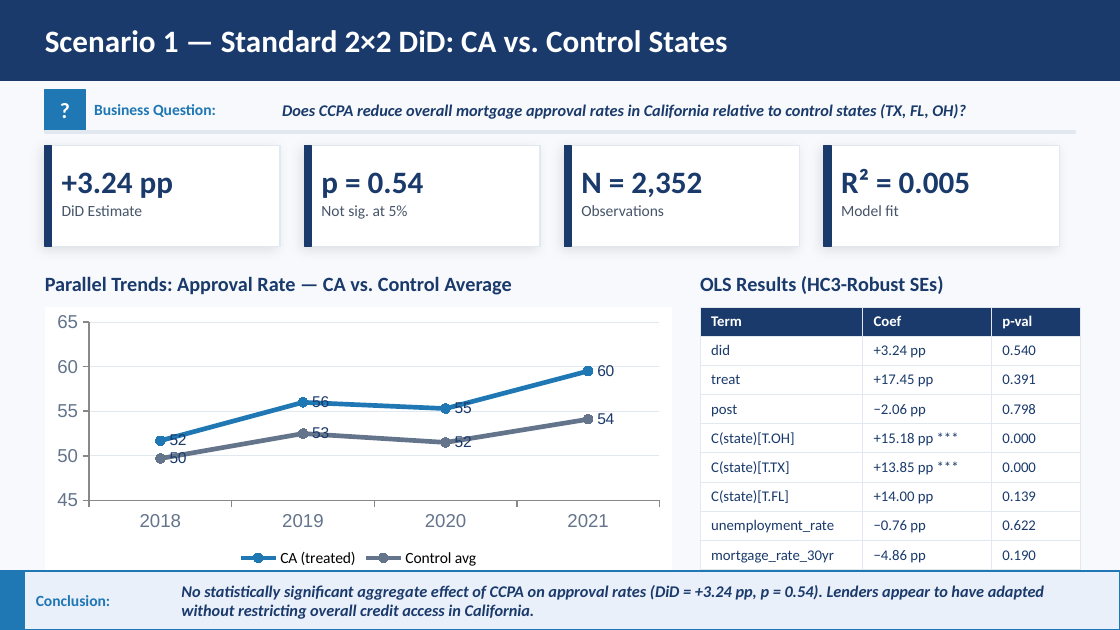
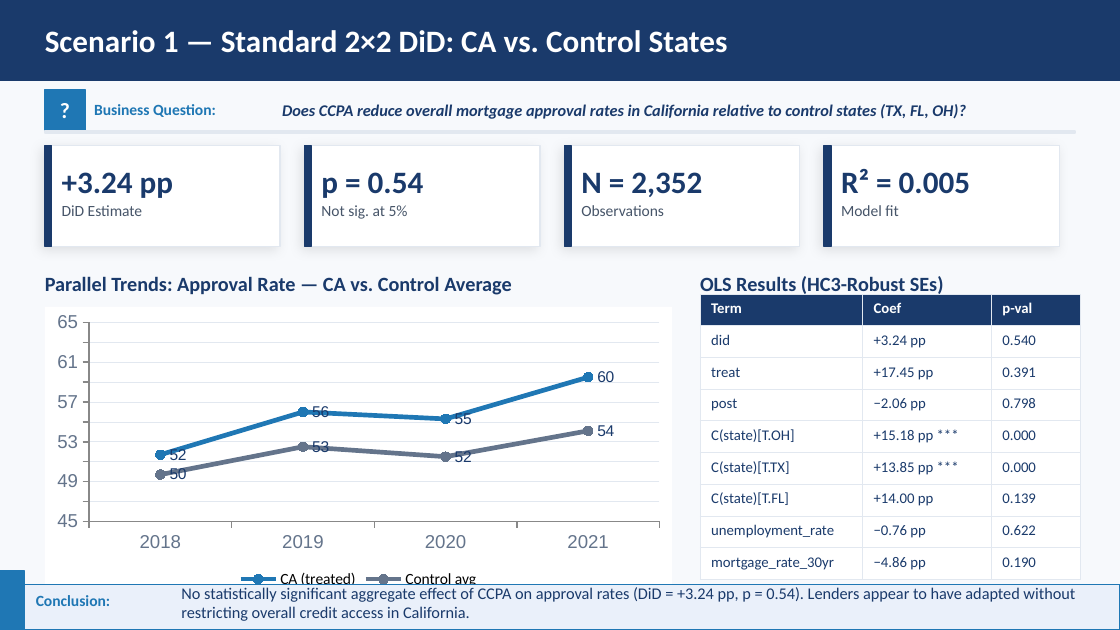
Before and after one commit to EllaN12/Ella_Portfolio, a slide deck: slide 5 of FinLens_Presentation.pptx. Drawn at 1120x630 pixels with LibreOffice and Linux fonts; fonts in the diff are those of the drawing. Boxes give left, top, right and bottom in pixels: in the first picture for what was removed or moved away, otherwise in the second. Text is boxed around its words. In the diff, an @@ line names an element or a change of style, - is before the commit and + after.

```diff
--- a/FinLens_Presentation.pptx
+++ b/FinLens_Presentation.pptx
@@ table: place and size @@
-table at <box>700,307,1081,568</box>
+table at <box>700,293,1081,579</box>
@@ line chart: place and size @@
-line chart at <box>45,307,672,571</box>
+line chart at <box>45,307,672,592</box>
@@ rectangle: place and size @@
-rectangle at <box>0,571,1120,630</box>
+rectangle at <box>0,585,1120,629</box>
@@ text "No statistically significant aggregate effect ..." at <box>181,587,1075,621</box>: bold off, italic off @@
```
Also in this commit, not shown: 8 other slides changed, 1 slide added, 5 other files.
